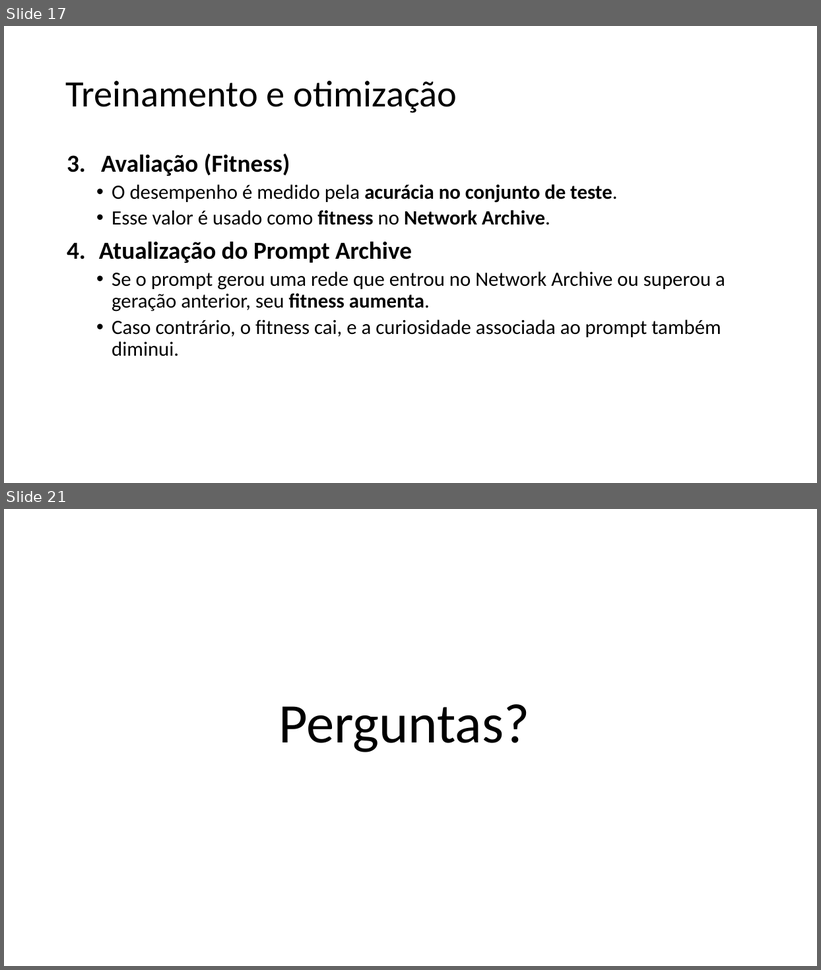
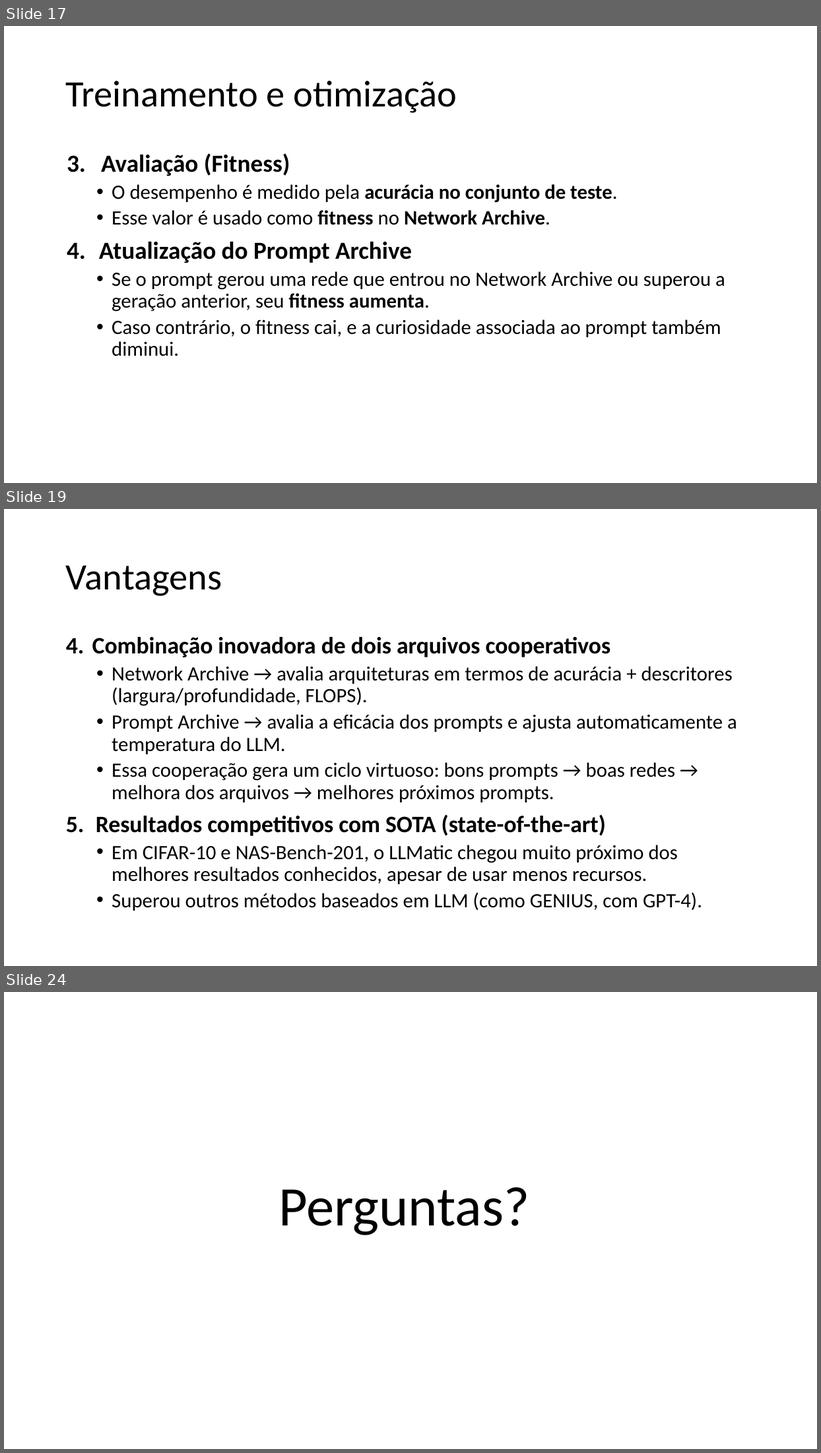
Before and after one commit to guerrato/guerrato_967_tp558, a slide deck: seminarios/TP558_LLM_QD.pptx. Shown one above the other, each under a label of ours: slides 17 and 21 before the commit, slides 17, 19 and 24 after it; the slides between them are not shown. The pictures are 821x970 and 821x1453 pixels, drawn with LibreOffice and Linux fonts; fonts in the diff are those of the drawing. Boxes give left, top, right and bottom in pixels: in the first picture for what was removed or moved away, otherwise in the second. Text is boxed around its words. In the diff, an @@ line names an element or a change of style, - is before the commit and + after.

Commit message:
Add title and the rest of content

```diff
--- a/seminarios/TP558_LLM_QD.pptx
+++ b/seminarios/TP558_LLM_QD.pptx
@@ slide 19 added at (x1=4, y1=509, x2=817, y2=966), background #FFFFFF @@
@@ title added at (x1=66, y1=565, x2=222, y2=596), 44 pt, text #000000 @@
+Vantagens
@@ text added at (x1=92, y1=637, x2=737, y2=911), 24.1 pt, text #000000 @@
+4. Combinação inovadora de dois arquivos cooperativos
+  • Network Archive → avalia arquiteturas em termos de acurácia + descritores (largura/profundidade, FLOPS).
+  • Prompt Archive → avalia a eficácia dos prompts e ajusta automaticamente a temperatura do LLM.
+  • Essa cooperação gera um ciclo virtuoso: bons prompts → boas redes → melhora dos arquivos → melhores próximos prompts.
+5. Resultados competitivos com SOTA (state-of-the-art)
+  • Em CIFAR-10 e NAS-Bench-201, o LLMatic chegou muito próximo dos melhores resultados conhecidos, apesar de usar menos recursos.
+  • Superou outros métodos baseados em LLM (como GENIUS, com GPT-4).
@@ what was slide 21 is now slide 24 @@
```
Also in this commit, not shown: 4 slides changed, 3 other slides added, 1 slide removed.
